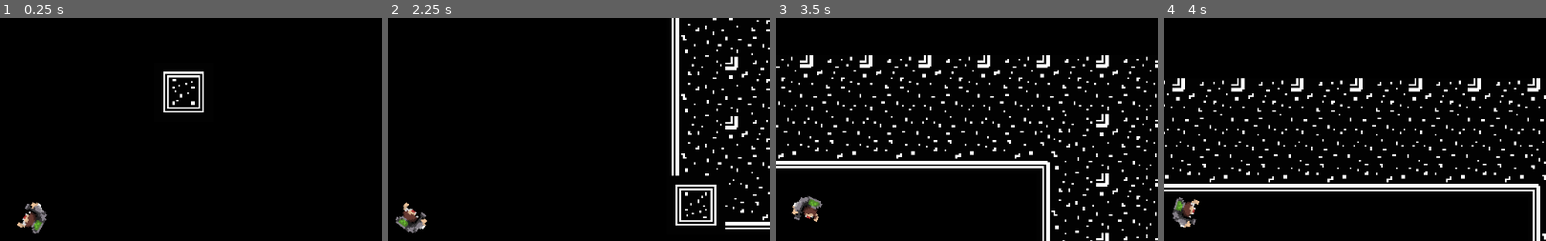
Above: before the commit, frames 1-4 (left to right).
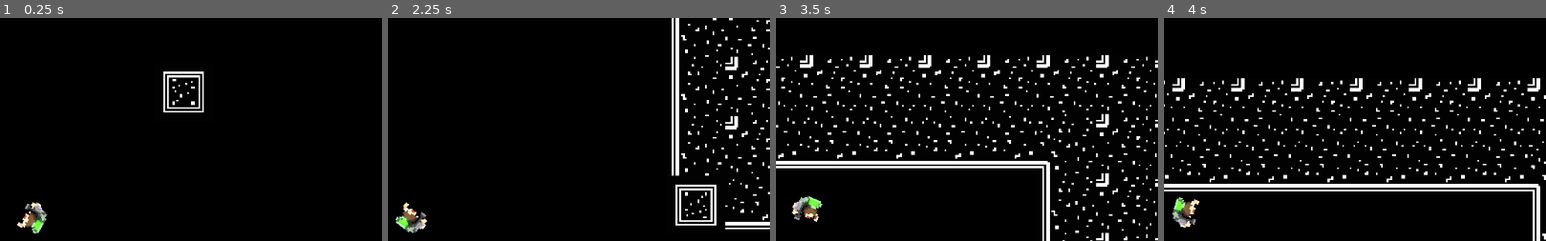
Above: after the commit, the same moments.

Repository: godofecht/Decomposition-Godofecht
Game: Godot game, scene res://World/World.tscn
The game is run twice, just before and just after one commit, with the same random seed, the same clock (stepped at 60 frames per second) and the same inputs.
Inputs (mouse positions are % of the whole screen's width and height, from its top left):
- Up to frame 1 (0.25 s): no input
- Up to frame 2 (2.25 s): tap Enter at 0.5 s; move the mouse to (72, 45) at 0.52 s; hold Right 0.53-1.28 s; right-click (72, 45) at 0.6 s; move the mouse to (30, 55) at 1.27 s; hold Down 1.28-2.03 s; tap S (KEY_DOWN) at 1.35 s; right-click (30, 55) at 1.55 s; tap Space at 2 s; move the mouse to (60, 28) at 2.02 s; hold Right from 2.03 s (still down); hold A (KEY_LEFT) from 2.03 s (still down)
- Up to frame 3 (3.5 s): right-click (60, 28) at 2.3 s; move the mouse to (45, 70) at 2.77 s; release Right at 2.78 s; release A (KEY_LEFT) at 2.78 s; hold Up from 2.78 s (still down); tap D (KEY_RIGHT) at 2.85 s; right-click (45, 70) at 3.05 s
- Up to frame 4 (4 s): move the mouse to (80, 65) at 3.52 s; release Up at 3.53 s; hold Left from 3.53 s (still down); hold W (KEY_UP) from 3.53 s (still down); right-click (80, 65) at 3.8 s
The pictures show only the part of the screen within x 46-96%, y 6-56%; the shares and areas given below are measured in that part.

The runs differ from the first frame. In frame 1, 0.5% of the frame differs, in the area x 4-13%, y 82-97%; in frame 2, 0.5%; in frame 3, 0.4%; in frame 4, 0.5%.

Commit message:
added light on backpack + absorbin emitter particles

Diff:
--- a/Player/Player.gd
+++ b/Player/Player.gd
@@ -10,6 +10,9 @@
 
 onready var Bullet_Scene = preload("res://Bullet/Bullet.tscn")
 onready var AbsorbCollision = $AbsorbArea/AbsorbCollision
+onready var SuctionEmitter1 = $AbsorbArea/SuctionEmitter1
+onready var SuctionEmitter2 = $AbsorbArea/SuctionEmitter2
+onready var SuctionEmitter3 = $AbsorbArea/SuctionEmitter3
 
 #SFX
 onready var ShootingSFX = $ShootingSFX
@@ -89,6 +92,12 @@
 	if (AbsorbCollision.disabled):
 		OnSuctionStartSFX.play()
 		AnimationState.travel("Suction")
+		SuctionEmitter1.emitting = true
+		SuctionEmitter1.visible = true
+		SuctionEmitter2.emitting = true
+		SuctionEmitter2.visible = true
+		SuctionEmitter3.emitting = true
+		SuctionEmitter3.visible = true
 	AbsorbCollision.disabled = false
 
 func stopAbsorbing():
@@ -97,6 +106,12 @@
 	OnSuctionStartSFX.stop()
 	OnSuctionFinishSFX.play()
 	AbsorbCollision.disabled = true
+	SuctionEmitter1.emitting = false
+	SuctionEmitter1.visible = false
+	SuctionEmitter2.emitting = false
+	SuctionEmitter2.visible = false
+	SuctionEmitter3.emitting = false
+	SuctionEmitter3.visible = false
 
 func move():
 	velocity = move_and_slide(velocity)
--- a/Player/Player.tscn
+++ b/Player/Player.tscn
@@ -6,6 +6,7 @@
 [ext_resource path="res://Player/SFX/Player - Shoot V1.ogg" type="AudioStream" id=4]
 [ext_resource path="res://Player/SFX/Player - Suction Power Up.ogg" type="AudioStream" id=5]
 [ext_resource path="res://Player/SFX/Player - Suction Power Down.ogg" type="AudioStream" id=6]
+[ext_resource path="res://Shader/Rectangle 1.png" type="Texture" id=7]
 
 [sub_resource type="Animation" id=13]
 resource_name = "Shooting"
@@ -107,6 +108,9 @@
 [sub_resource type="ConvexPolygonShape2D" id=3]
 points = PoolVector2Array( -10, 0, 10, 0, 0, -20 )
 
+[sub_resource type="Gradient" id=17]
+colors = PoolColorArray( 0, 0, 0, 0, 0.0617676, 0.988281, 0.508729, 1 )
+
 [node name="Player" type="KinematicBody2D"]
 collision_mask = 2
 script = ExtResource( 3 )
@@ -137,11 +141,50 @@
 
 [node name="AbsorbCollision" type="CollisionShape2D" parent="AbsorbArea"]
 position = Vector2( -0.0462036, -39.293 )
-rotation = 3.14159
+rotation = -3.14159
 scale = Vector2( 2, 2 )
 shape = SubResource( 3 )
 disabled = true
 
+[node name="SuctionEmitter1" type="CPUParticles2D" parent="AbsorbArea"]
+position = Vector2( 15.6126, -55.4463 )
+emitting = false
+amount = 10
+lifetime = 1.1
+emission_shape = 2
+emission_rect_extents = Vector2( -4, 1 )
+direction = Vector2( 0, 0 )
+spread = 0.0
+gravity = Vector2( -25, 70 )
+color_ramp = SubResource( 17 )
+
+[node name="SuctionEmitter2" type="CPUParticles2D" parent="AbsorbArea"]
+position = Vector2( 5.17996, -59.9696 )
+rotation = -0.261799
+scale = Vector2( 1, 1 )
+emitting = false
+amount = 10
+lifetime = 1.1
+emission_shape = 2
+emission_rect_extents = Vector2( -4, 1 )
+direction = Vector2( 0, 0 )
+spread = 0.0
+gravity = Vector2( -25, 70 )
+color_ramp = SubResource( 17 )
+
+[node name="SuctionEmitter3" type="CPUParticles2D" parent="AbsorbArea"]
+position = Vector2( -6.02393, -56.148 )
+rotation = -0.523599
+emitting = false
+amount = 10
+lifetime = 1.1
+emission_shape = 2
+emission_rect_extents = Vector2( -4, 1 )
+direction = Vector2( 0, 0 )
+spread = 0.0
+gravity = Vector2( -25, 70 )
+color_ramp = SubResource( 17 )
+
 [node name="ShootingSFX" type="AudioStreamPlayer" parent="."]
 stream = ExtResource( 4 )
 
@@ -153,5 +196,20 @@
 
 [node name="SuctionPowerDownSFX" type="AudioStreamPlayer" parent="."]
 stream = ExtResource( 6 )
+
+[node name="Light2D2" type="Light2D" parent="."]
+position = Vector2( -0.365967, 0.689522 )
+scale = Vector2( 0.244318, 0.244318 )
+texture = ExtResource( 7 )
+color = Color( 1, 1, 1, 0.266667 )
+shadow_enabled = true
+
+[node name="Light2D" type="Light2D" parent="."]
+position = Vector2( -2.78218, 8.08219 )
+scale = Vector2( 0.0513775, 0.0513775 )
+texture = ExtResource( 7 )
+color = Color( 0.141176, 0.976471, 0.152941, 0.721569 )
+energy = 1.25
+shadow_enabled = true
 [connection signal="animation_finished" from="AnimationPlayer" to="." method="_on_AnimationPlayer_animation_finished"]
 [connection signal="body_entered" from="AbsorbArea" to="." method="_on_AbsorbArea_body_entered"]
--- a/World/World.tscn
+++ b/World/World.tscn
@@ -12,6 +12,9 @@
 
 [sub_resource type="ConvexPolygonShape2D" id=2]
 points = PoolVector2Array( 0, 0, 32, 0, 32, 32, 0, 32 )
+
+[sub_resource type="OccluderPolygon2D" id=5]
+polygon = PoolVector2Array( 0, 0, 32, 0, 32, 32, 0, 32 )
 
 [sub_resource type="ConvexPolygonShape2D" id=3]
 points = PoolVector2Array( 0, 0, 32, 0, 32, 32, 0, 32 )
@@ -66,6 +69,7 @@
 4/region = Rect2( 0, 0, 32, 32 )
 4/tile_mode = 0
 4/occluder_offset = Vector2( 0, 0 )
+4/occluder = SubResource( 5 )
 4/navigation_offset = Vector2( 0, 0 )
 4/shape_offset = Vector2( 0, 0 )
 4/shape_transform = Transform2D( 1, 0, 0, 1, 0, 0 )
Not shown: 1 places in Player/Player.tscn that only renumber resources
Binary file added: Shader/Rectangle 1.png
Not shown, added: Shader/Rectangle 1.png.import
Not shown: 1 places in World/World.tscn that only renumber resources
